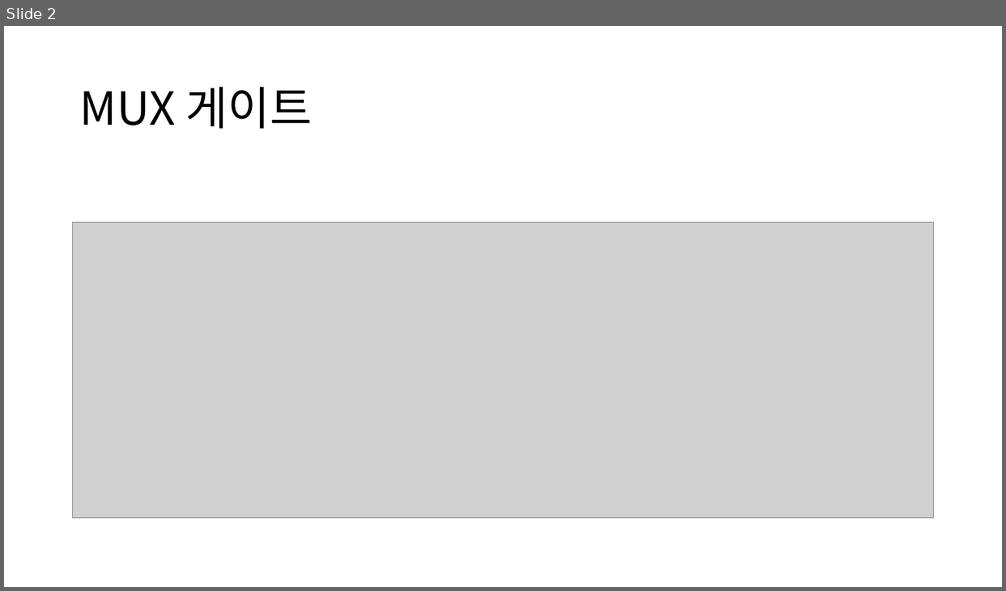
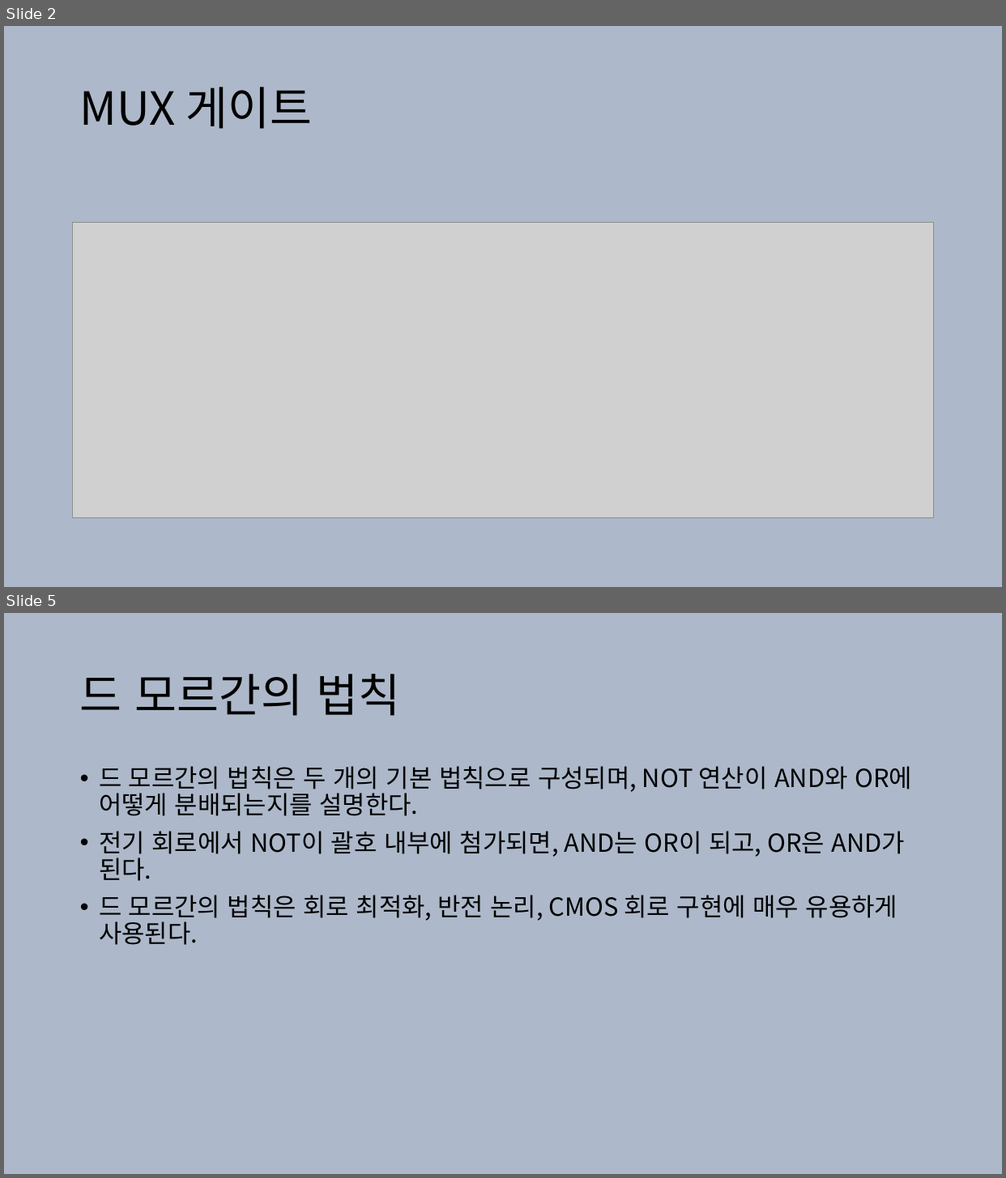
Before and after one commit to jwl1109/IOT, a slide deck: VLSI design 설계 실습/2025-05-28.pptx. Shown one above the other, each under a label of ours: slide 2 before the commit, slides 2 and 5 after it; the slides between them are not shown. The pictures are 1006x591 and 1006x1178 pixels, drawn with LibreOffice and Linux fonts; fonts in the diff are those of the drawing; grey boxes stand for pictures. Boxes give left, top, right and bottom in pixels: in the first picture for what was removed or moved away, otherwise in the second. Text is boxed around its words. In the diff, an @@ line names an element or a change of style, - is before the commit and + after.

```diff
--- a/VLSI design 설계 실습/2025-05-28.pptx
+++ b/VLSI design 설계 실습/2025-05-28.pptx
@@ slide 5 added at [4,613,1002,1174], background #ADB9CA @@
@@ title added at [80,674,400,716], 44 pt, text #000000 @@
+드 모르간의 법칙
@@ text added at [99,766,912,945], 24 pt, text #000000 @@
+• 드 모르간의 법칙은 두 개의 기본 법칙으로 구성되며, NOT 연산이 AND와 OR에 어떻게 분배되는지를 설명한다.
+• 전기 회로에서 NOT이 괄호 내부에 첨가되면, AND는 OR이 되고, OR은 AND가 된다.
+• 드 모르간의 법칙은 회로 최적화, 반전 논리, CMOS 회로 구현에 매우 유용하게 사용된다.
@@ slide 2 changed as well @@
@@ background #FFFFFF to #ADB9CA @@
```
Also in this commit, not shown: 12 other slides changed, 8 other slides added, 8 slides removed, 4 other files.
